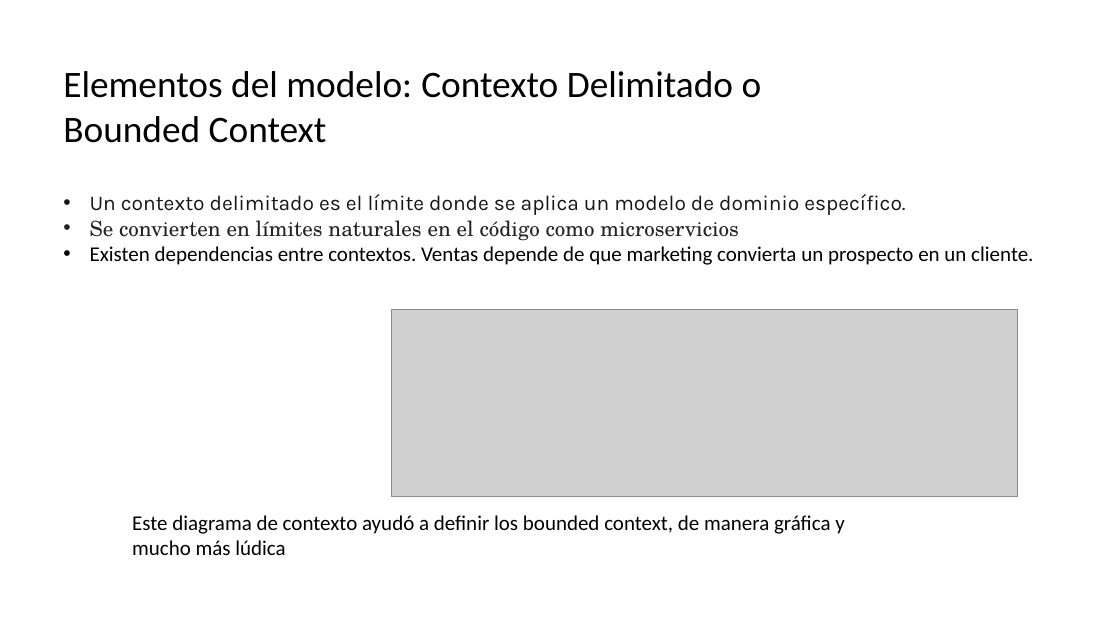
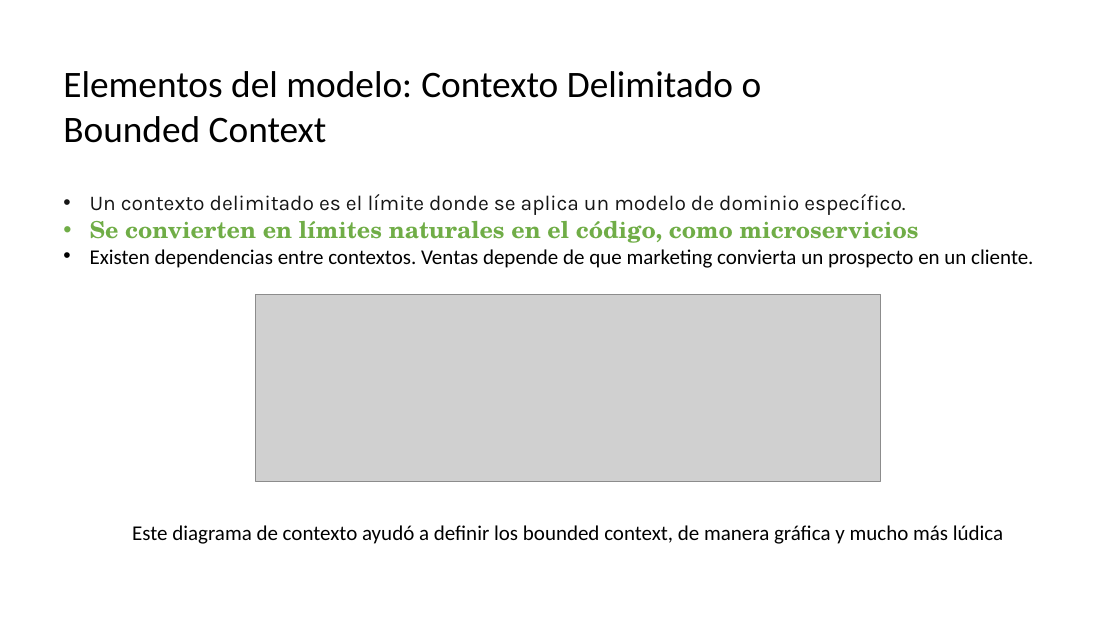
Before and after one commit to CesarLopez-Profe/Arquitectura-de-Software, a slide deck: slide 18 of Slides/9_DDD_Diseño.pptx. Drawn at 1120x630 pixels with LibreOffice and Linux fonts; fonts in the diff are those of the drawing; grey boxes stand for pictures; background and template pictures are left out. Boxes give left, top, right and bottom in pixels: in the first picture for what was removed or moved away, otherwise in the second. Text is boxed around its words. In the diff, an @@ line names an element or a change of style, - is before the commit and + after.

Commit message:
Microservicios & Domain Design DDD_2

```diff
--- a/Slides/9_DDD_Diseño.pptx
+++ b/Slides/9_DDD_Diseño.pptx
@@ text at <box>90,214,919,243</box>: text changed; size 18 to 20 pt; text colour #242424 to #70AD47; bold on @@
-• Se convierten en límites naturales en el código como microservicios
+• Se convierten en límites naturales en el código, como microservicios
@@ picture: place and size @@
-picture at <box>392,309,1017,496</box>
+picture at <box>255,295,881,481</box>
@@ text "Este diagrama de contexto ayudó ..." rewrapped from <box>132,515,844,555</box> to <box>132,525,1003,544</box> @@
```
Also in this commit, not shown: 5 other slides changed, 5 slides added.
